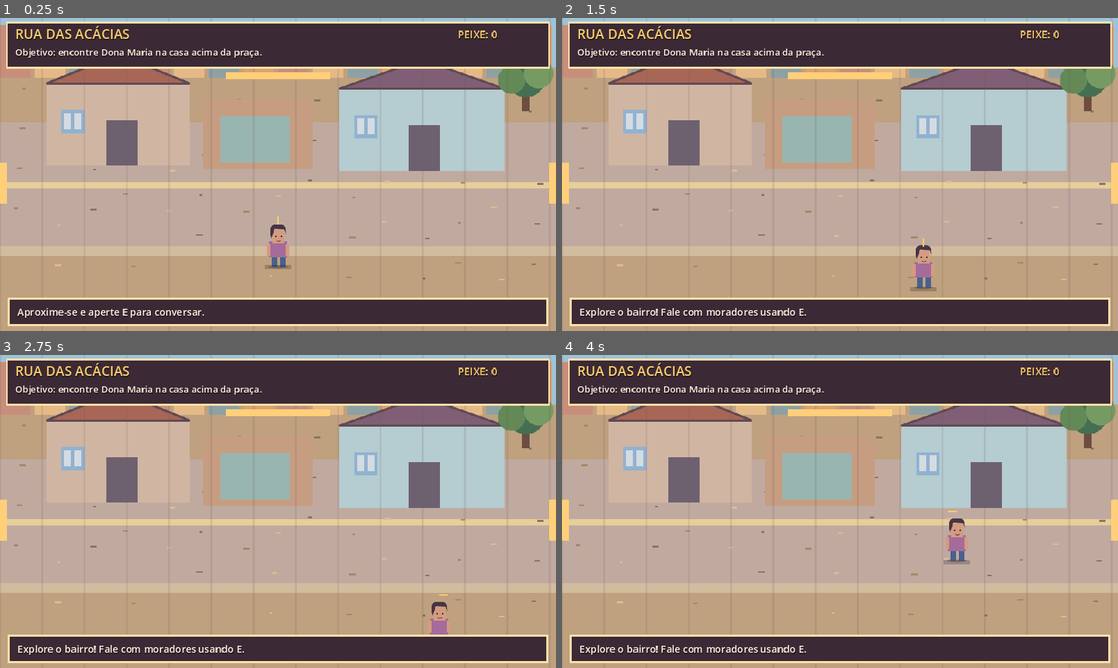
Above: before the commit, frames 1-4 (two rows, left to right).
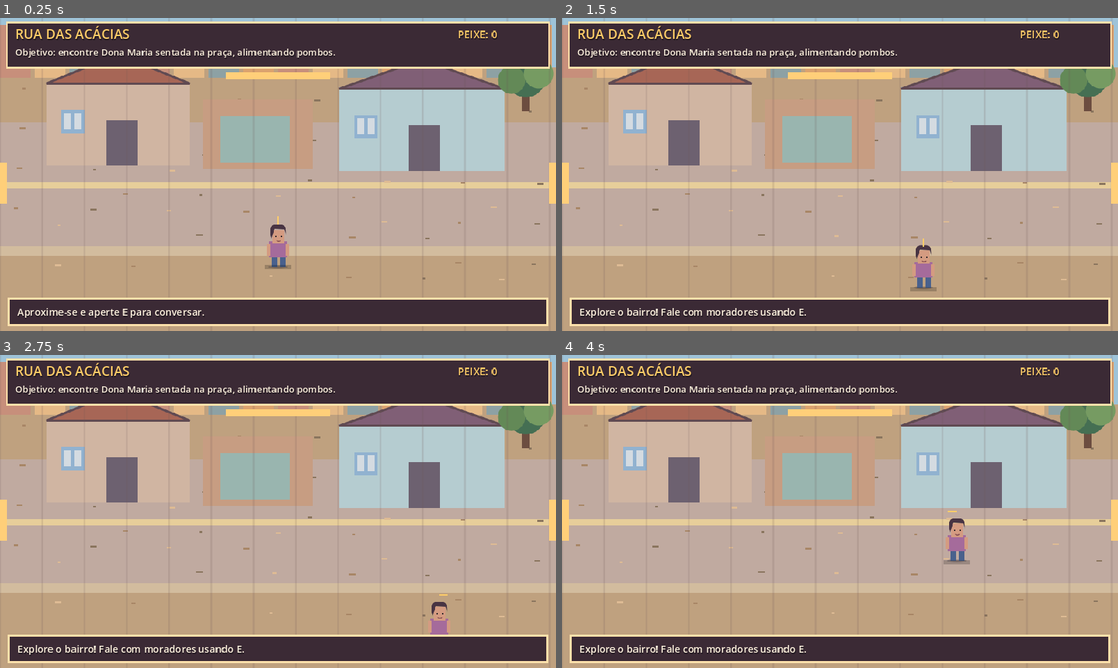
Above: after the commit, the same moments.

Repository: alan102168/caminho-de-casa
Game: Godot game, scene res://scenes/main.tscn
The game is run twice, just before and just after one commit, with the same random seed, the same clock (stepped at 60 frames per second) and the same inputs.
Inputs:
- Up to frame 1 (0.25 s): no input
- Up to frame 2 (1.5 s): tap Enter at 0.5 s; hold D 0.53-1.28 s; tap E at 0.6, 1.35 s; tap Space at 0.77 s; hold S from 1.28 s (still down)
- Up to frame 3 (2.75 s): tap Space at 1.52, 2 s; release S at 2.03 s; hold D from 2.03 s (still down); tap Enter at 2.1 s; tap E at 2.3 s
- Up to frame 4 (4 s): release D at 2.78 s; hold W 2.78-3.53 s; tap Keypad Enter at 2.85 s; tap Space at 3.02, 3.77 s; tap E at 3.05, 3.8 s; hold A from 3.53 s (still down); tap Z at 3.6 s

The runs differ from the first frame. In frame 1, 0.4% of the frame differs, in the area x 28-61%, y 9-14%; in frame 2, 0.4%; in frame 3, 0.4%; in frame 4, 0.4%.

Commit message:
fix: Dona Maria sentada na praça, não em casa

Diff:
--- a/scripts/main.gd
+++ b/scripts/main.gd
@@ -27,8 +27,7 @@
 const POS_MINGAU = Vector2(760, 175)
 var salas: Dictionary = {
 	"rua": {"nome": "Rua das Acácias", "esquerda": "praca", "direita": "viela", "cima": "peixaria"},
-	"praca": {"nome": "Praça da Figueira", "direita": "rua", "cima": "casa"},
-	"casa": {"nome": "Casa da Dona Maria", "baixo": "praca"},
+	"praca": {"nome": "Praça da Figueira", "direita": "rua"},
 	"peixaria": {"nome": "Peixaria do Zé", "baixo": "rua"},
 	"viela": {"nome": "Viela do Campinho", "esquerda": "rua", "direita": "terreno"},
 	"terreno": {"nome": "Terreno baldio", "esquerda": "viela"}
@@ -36,7 +35,6 @@
 var fotos: Dictionary = {
 	"rua": preload("res://assets/maps/rua.svg"),
 	"praca": preload("res://assets/maps/praca.svg"),
-	"casa": preload("res://assets/maps/casa.svg"),
 	"peixaria": preload("res://assets/maps/peixaria.svg"),
 	"viela": preload("res://assets/maps/viela.svg"),
 	"terreno": preload("res://assets/maps/terreno.svg")
@@ -147,7 +145,7 @@
 		aviso = "Você entrou em " + salas[sala]["nome"] + "."
 
 func interagir() -> void:
-	if sala == "casa" and posicao.distance_to(POS_MARIA) < 100.0:
+	if sala == "praca" and posicao.distance_to(POS_MARIA) < 112.0:
 		if resgatou and not concluiu:
 			dialogo([
 				"Dona Maria: Você trouxe Mingau... e três filhotinhos?!",
@@ -324,15 +322,16 @@
 	if resgatou:
 		return "Objetivo: devolver Mingau e os filhotes à Dona Maria."
 	if not missao:
-		return "Objetivo: encontre Dona Maria na casa acima da praça."
+		return "Objetivo: encontre Dona Maria sentada na praça, alimentando pombos."
 	if peixe or peixe_dado:
 		return "Objetivo: procure Mingau no terreno depois da viela."
 	return "Objetivo: procure a peixaria na parte alta da rua."
 
 func desenhar_mundo() -> void:
 	draw_texture_rect(fotos[sala], Rect2(0, 0, 960, 540), false)
-	if sala == "casa":
-		retrato(maria, POS_MARIA, Vector2(69, 92))
+	if sala == "praca":
+		# Dona Maria fica sentada no banco da praça, alimentando os pombos.
+		retrato(maria, Vector2(484, 291), Vector2(59, 69))
 	elif sala == "peixaria":
 		retrato(peixeiro, POS_PEIXEIRO, Vector2(66, 89))
 	elif sala == "terreno" and not resgatou:
